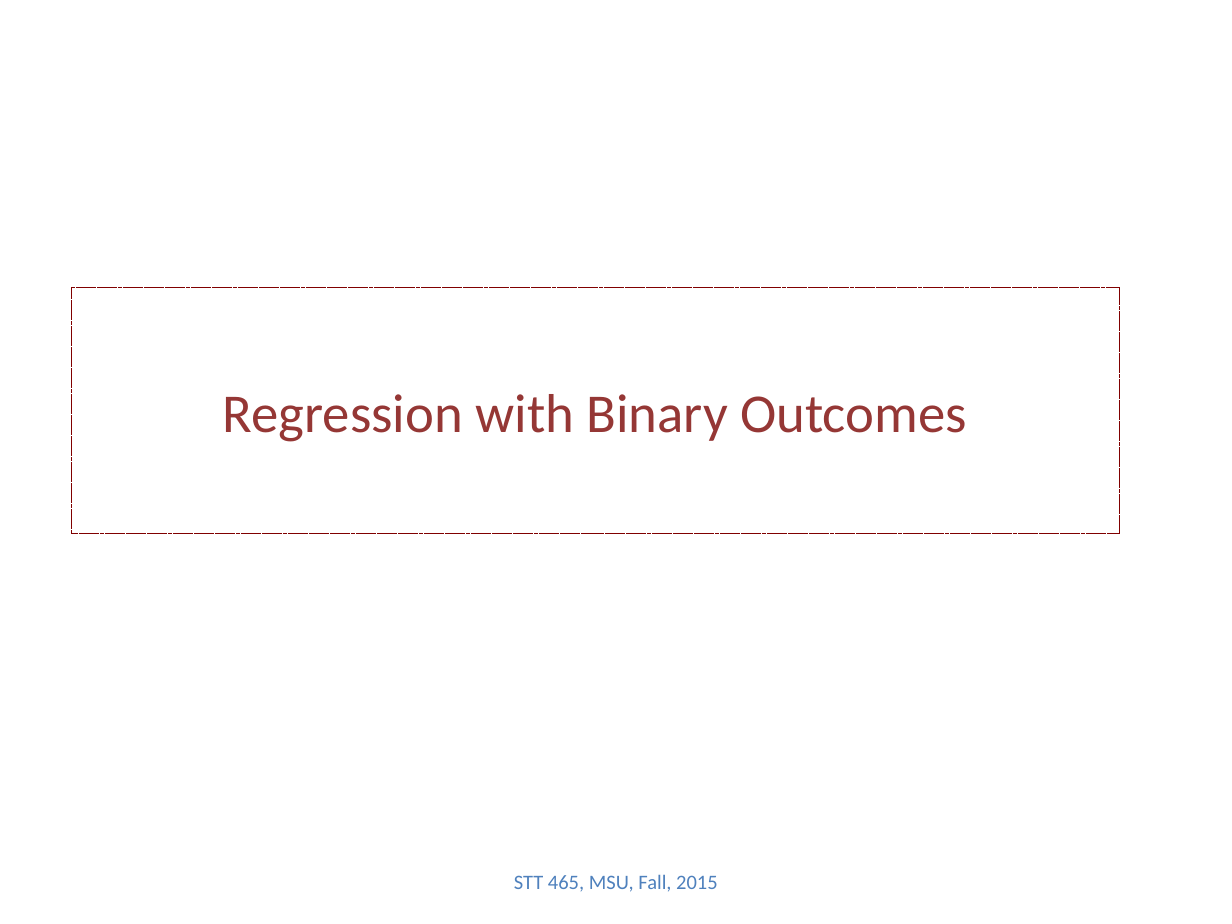
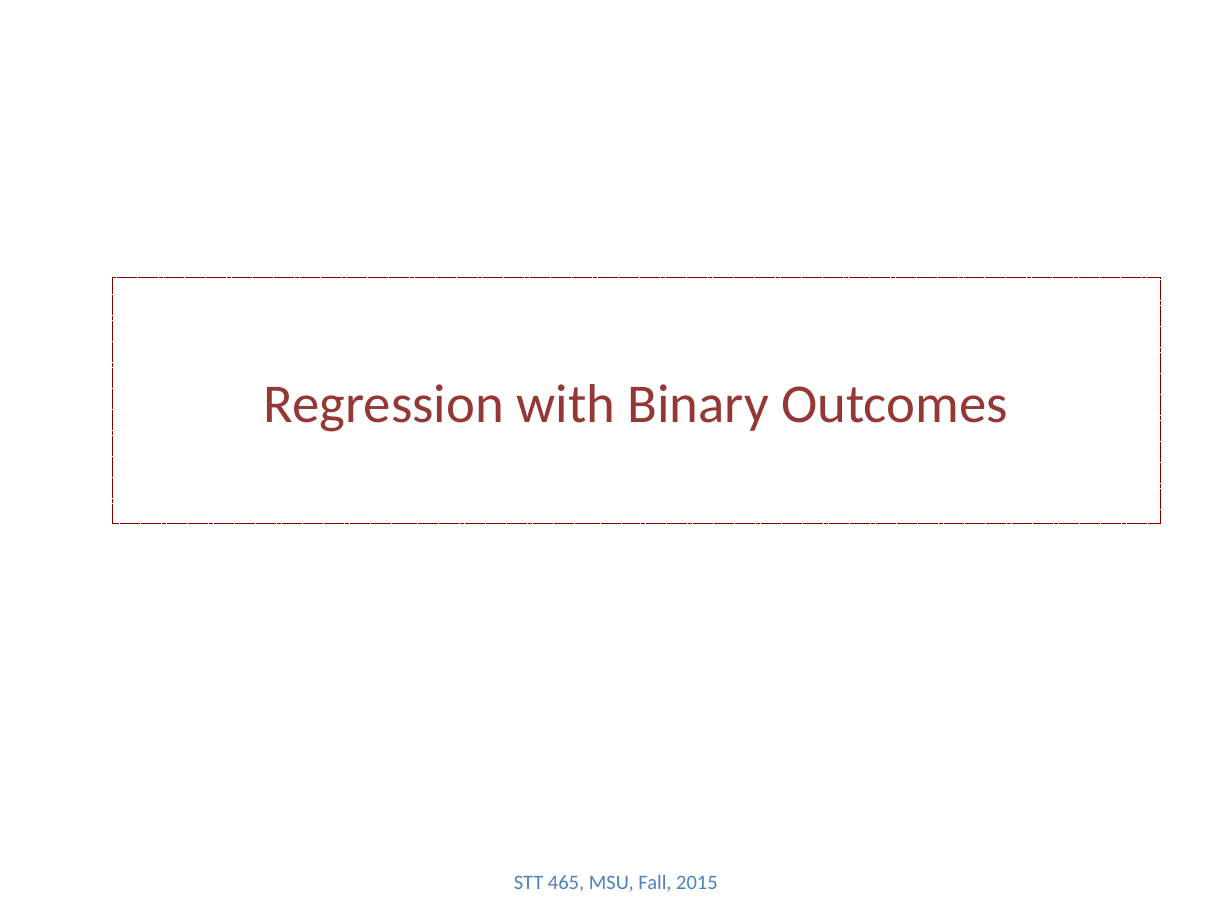
Before and after one commit to Boukos/STT465, a slide deck: slide 8 of STT465_14.pptx (slide 10 before the commit). Drawn at 1232x924 pixels with LibreOffice and Linux fonts; fonts in the diff are those of the drawing. Boxes give left, top, right and bottom in pixels: in the first picture for what was removed or moved away, otherwise in the second. Text is boxed around its words. In the diff, an @@ line names an element or a change of style, - is before the commit and + after.

```diff
--- a/STT465_14.pptx
+++ b/STT465_14.pptx
@@ title "Regression with Binary Outcomes": place and size @@
-title "Regression with Binary Outcomes" at [71,287,1119,533]
+title "Regression with Binary Outcomes" at [113,277,1161,524]
```
Also in this commit, not shown: 7 other slides changed, 4 slides added, 3 slides removed, 3 other files.
